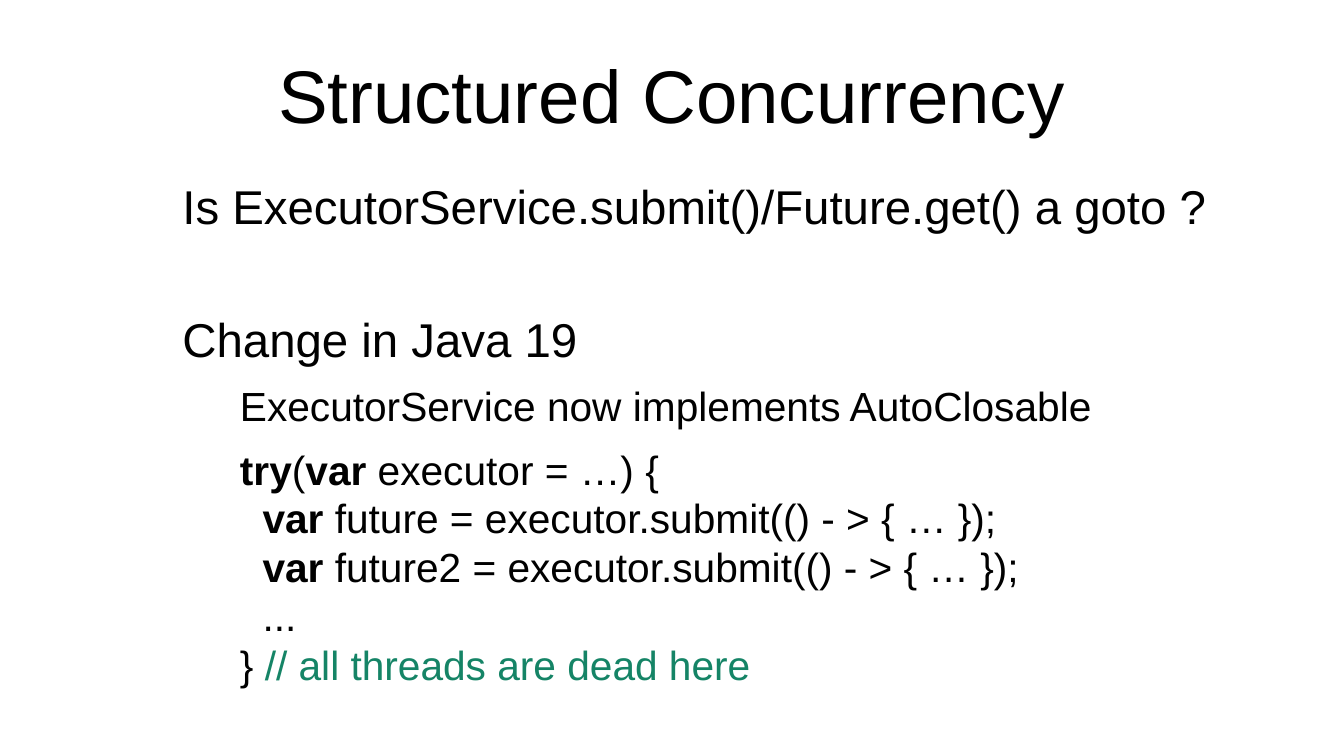
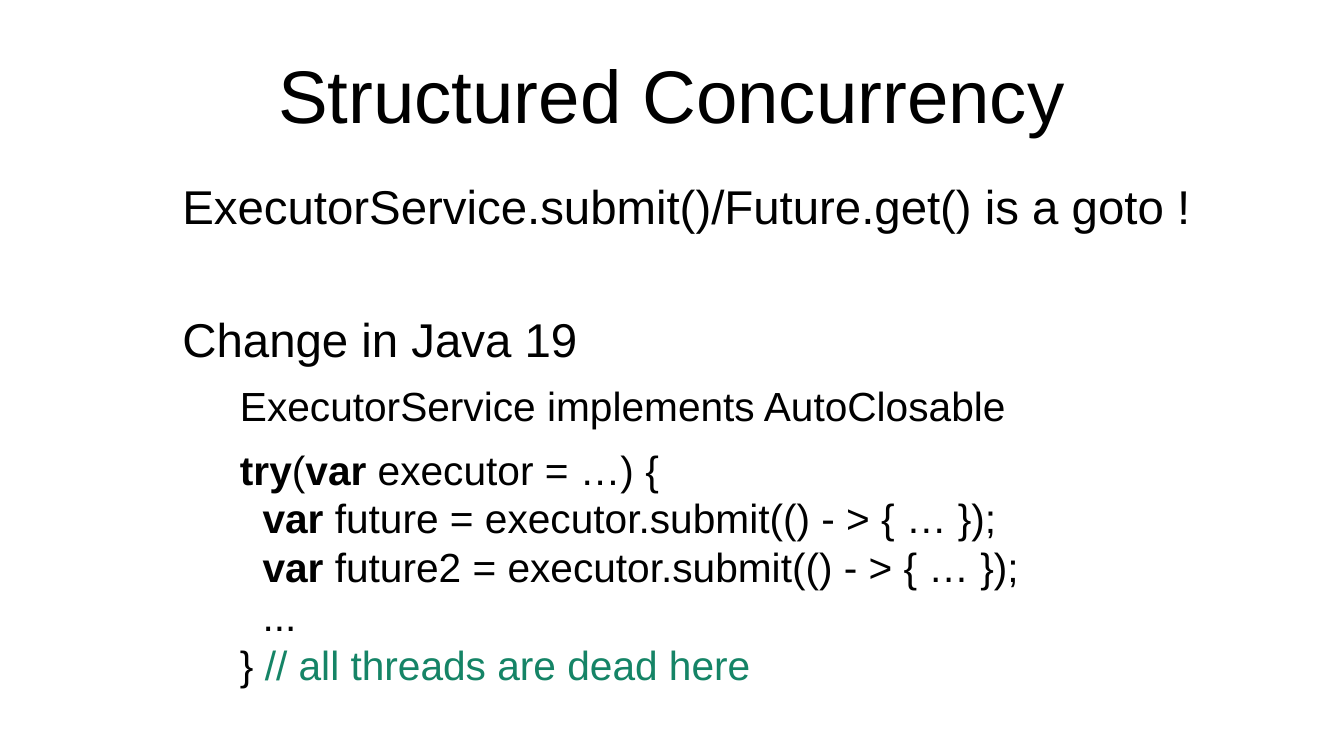
Before and after one commit to forax/loom-fiber, a slide deck: slide 18 of scoop about scopes.odp. Drawn at 1344x756 pixels with LibreOffice and Linux fonts; fonts in the diff are those of the drawing. Boxes give left, top, right and bottom in pixels: in the first picture for what was removed or moved away, otherwise in the second. Text is boxed around its words. In the diff, an @@ line names an element or a change of style, - is before the commit and + after.

```diff
--- a/scoop about scopes.odp
+++ b/scoop about scopes.odp
@@ text at (182, 189, 1164, 233): text changed @@
-  Is ExecutorService.submit()/Future.get() a goto ?
+  ExecutorService.submit()/Future.get() is a goto !
@@ text at (240, 391, 1006, 429): text changed @@
-    ExecutorService now implements AutoClosable
+    ExecutorService implements AutoClosable
```
Also in this commit, not shown: 11 other slides changed, 1 other file.
